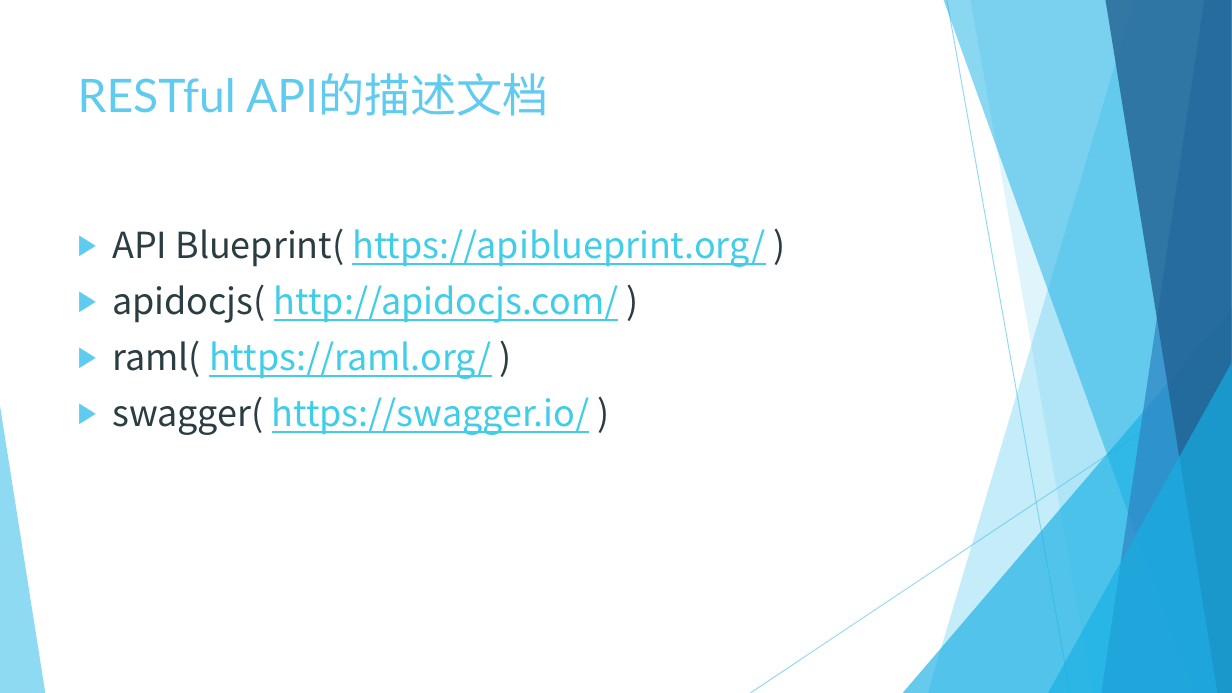
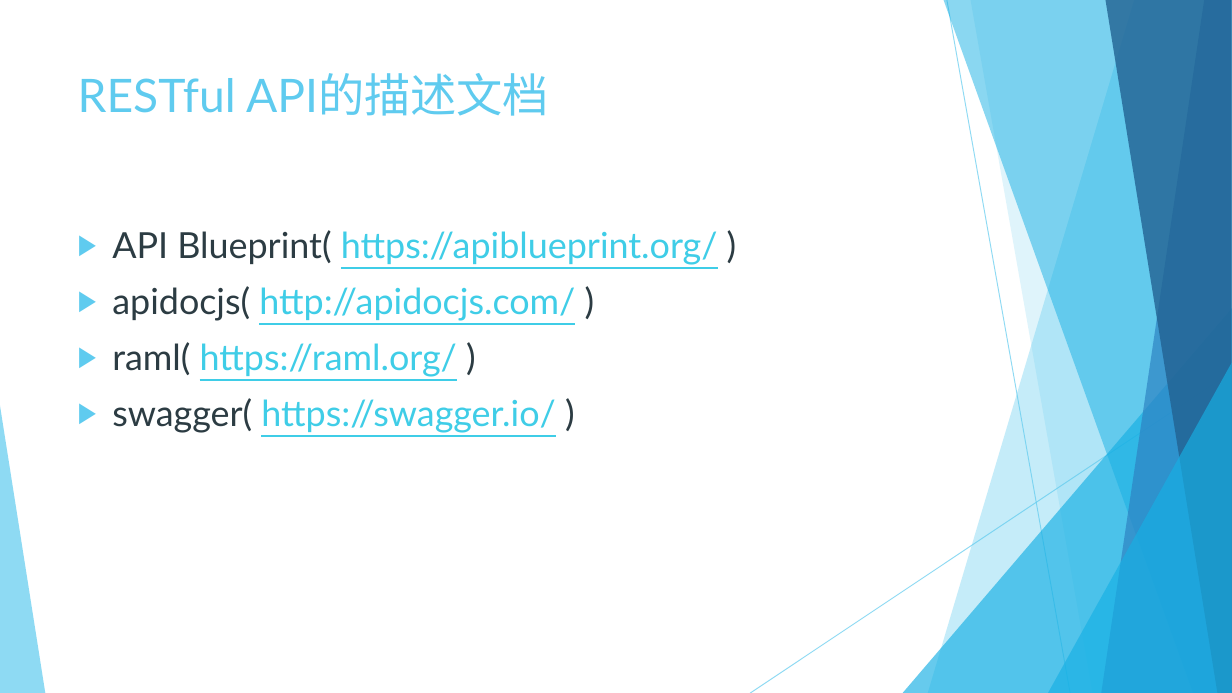
Before and after one commit to Crab2died/micro-boot, a slide deck: slide 17 of rest-api/RESTful.pptx (slide 11 before the commit). Drawn at 1232x693 pixels with LibreOffice and Linux fonts; fonts in the diff are those of the drawing. Boxes give left, top, right and bottom in pixels: in the first picture for what was removed or moved away, otherwise in the second. Text is boxed around its words. In the diff, an @@ line names an element or a change of style, - is before the commit and + after.

Commit message:
restful ppt

```diff
--- a/rest-api/RESTful.pptx
+++ b/rest-api/RESTful.pptx
@@ text "API Blueprint( https://apiblueprint.org/ )" at [112,230,718,433]: font Noto Sans CJK TC to Lato @@
```
Also in this commit, not shown: 12 other slides changed, 6 slides added.
